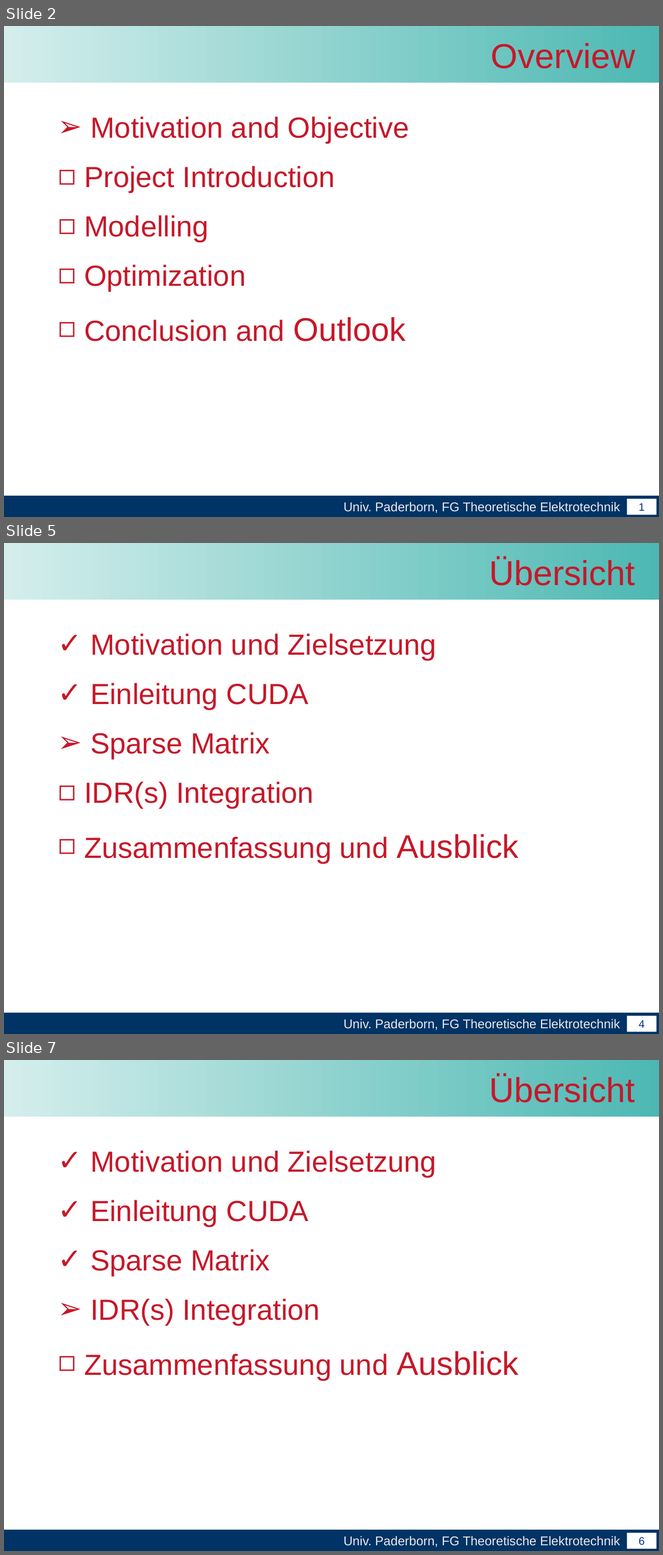
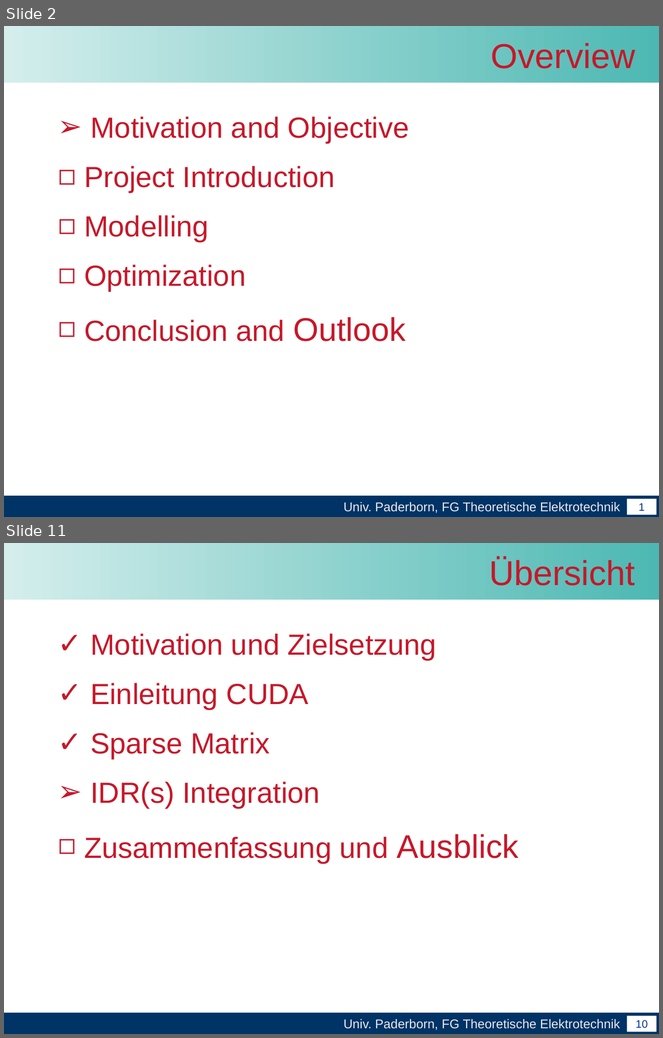
Before and after one commit to leonard117/arbeittet, a slide deck: Master_arbeit/word/Abschlussvortrag der Masterarbeit.pptx. Shown one above the other, each under a label of ours: slides 2, 5 and 7 before the commit, slides 2 and 11 after it; the slides between them are not shown. The pictures are 663x1555 and 663x1038 pixels, drawn with LibreOffice and Linux fonts; fonts in the diff are those of the drawing; background and template pictures are left out. Boxes give left, top, right and bottom in pixels: in the first picture for what was removed or moved away, otherwise in the second. Text is boxed around its words. In the diff, an @@ line names an element or a change of style, - is before the commit and + after.

```diff
--- a/Master_arbeit/word/Abschlussvortrag der Masterarbeit.pptx
+++ b/Master_arbeit/word/Abschlussvortrag der Masterarbeit.pptx
@@ slide 5 removed at (4, 543, 659, 1034), background #FFFFFF; not listed: 4 template elements that a slide beside it also shows @@
@@ title removed at (489, 558, 635, 586) @@
-Übersicht
@@ text removed at (84, 633, 519, 864) @@
-✓ Motivation und Zielsetzung
-✓ Einleitung CUDA
-➢ Sparse Matrix
-◻ IDR(s) Integration
-◻ Zusammenfassung und Ausblick
@@ what was slide 7 is now slide 11 @@
@@ page number at (636, 1020, 648, 1029): text changed @@
-6
+10
```
Also in this commit, not shown: 2 slides changed, 6 slides added, 1 other slide removed.
